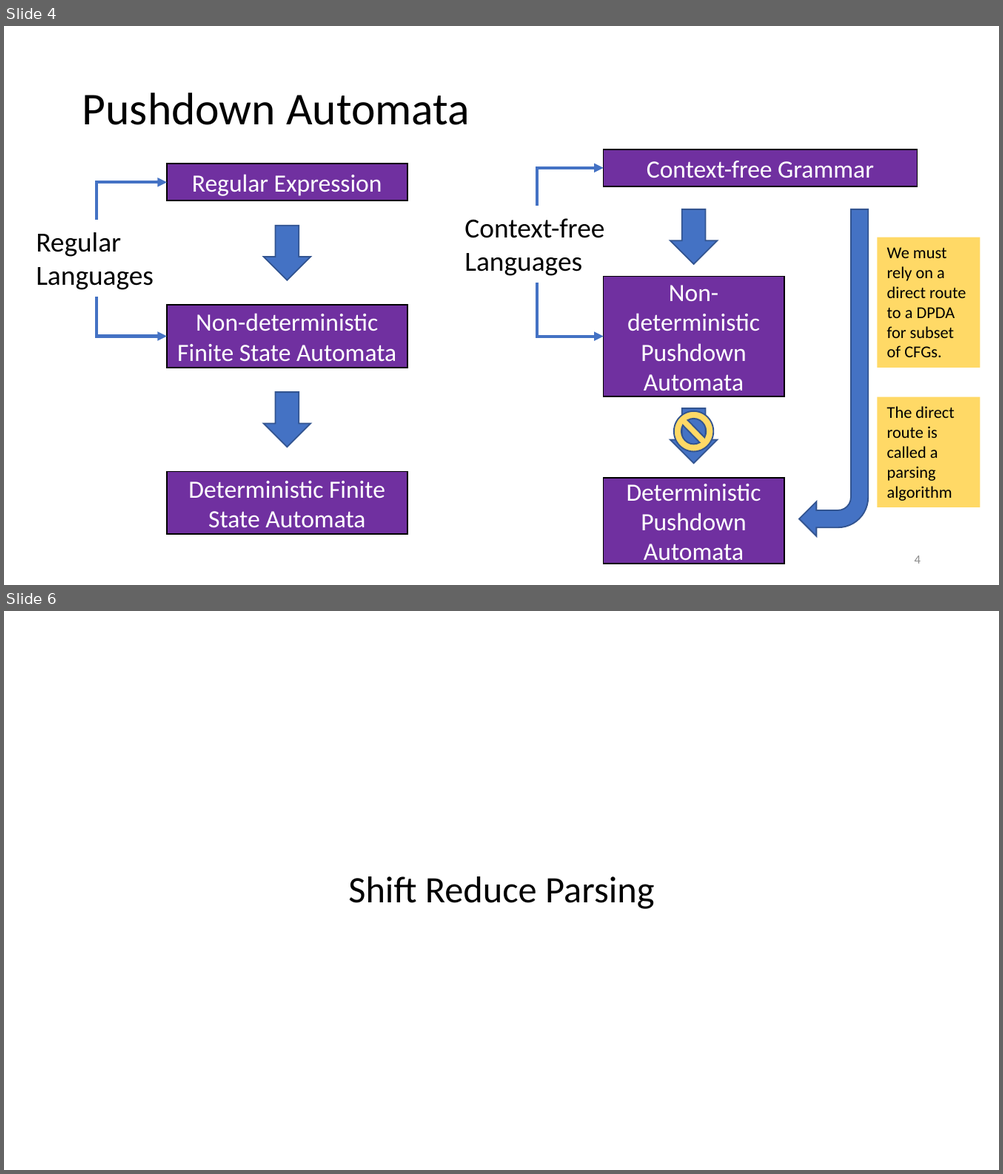
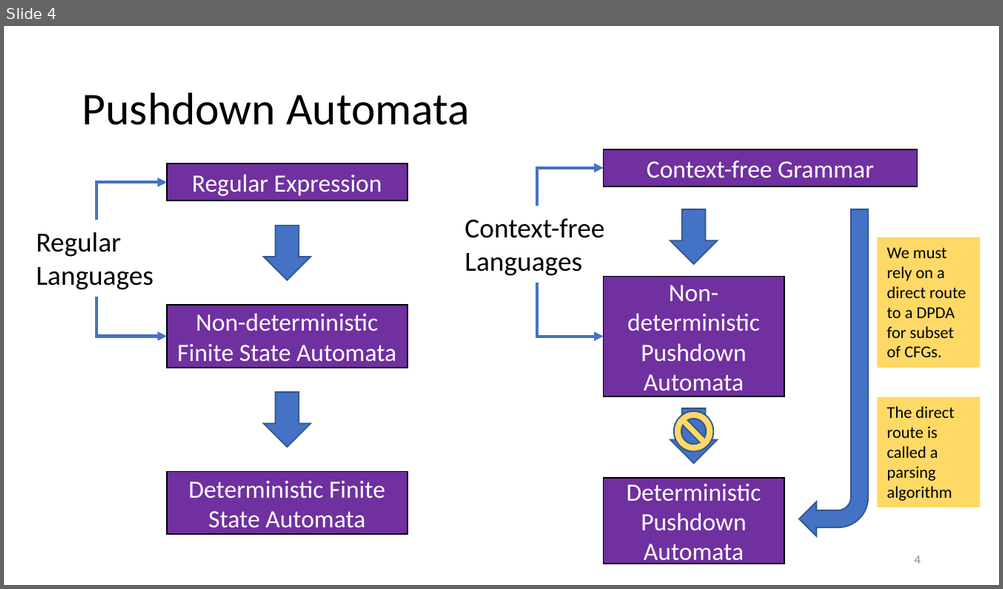
Before and after one commit to anoopsarkar/compilers-class, a slide deck: assets/ppt/cfg/cfg3-pda.pptx. Shown one above the other, each under a label of ours: slides 4 and 6 before the commit, slide 4 after it; the slides between them are not shown. The pictures are 1003x1174 and 1003x589 pixels, drawn with LibreOffice and Linux fonts; fonts in the diff are those of the drawing. Boxes give left, top, right and bottom in pixels: in the first picture for what was removed or moved away, otherwise in the second. Text is boxed around its words. In the diff, an @@ line names an element or a change of style, - is before the commit and + after.

```diff
--- a/assets/ppt/cfg/cfg3-pda.pptx
+++ b/assets/ppt/cfg/cfg3-pda.pptx
@@ slide 6 removed at [4, 611, 999, 1170], background #FFFFFF @@
@@ title removed at [348, 877, 654, 909] @@
-Shift Reduce Parsing
```
Also in this commit, not shown: 1 slide changed, 2 other files.
